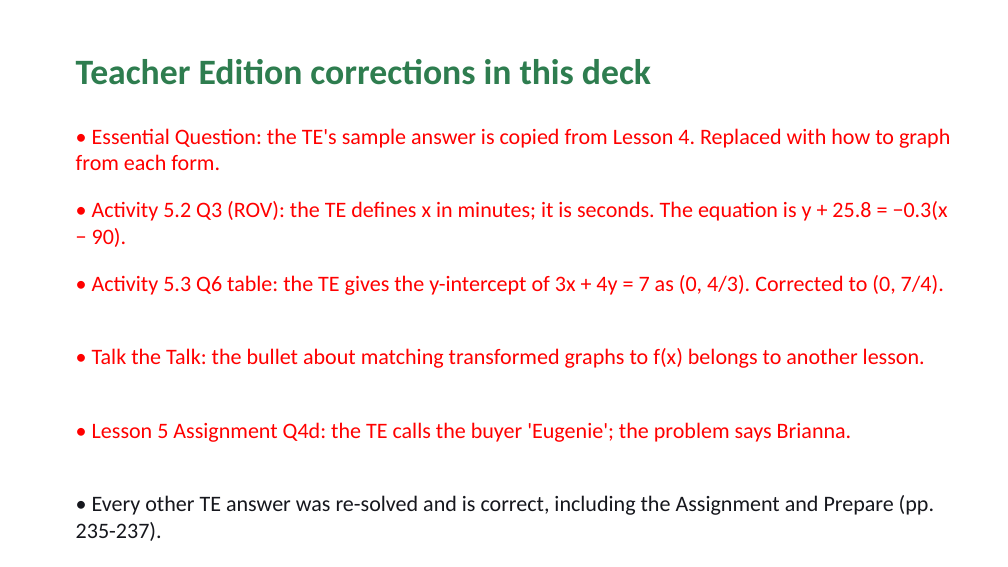
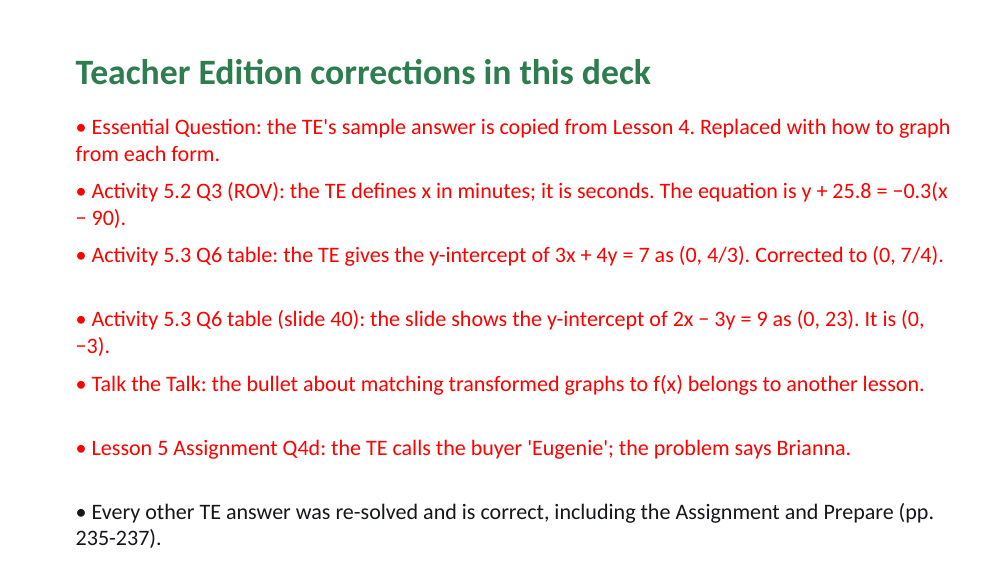
Before and after one commit to Apolloat2022/Algebra1M2U1L4, a slide deck: slide 66 of lesson5/BLMathematics_AlgI_M2_T1_L5_LessonSlides_ENG_with_answers.pptx. Drawn at 1008x567 pixels with LibreOffice and Linux fonts; fonts in the diff are those of the drawing; background and template pictures are left out. Boxes give left, top, right and bottom in pixels: in the first picture for what was removed or moved away, otherwise in the second. Text is boxed around its words. In the diff, an @@ line names an element or a change of style, - is before the commit and + after.

```diff
--- a/lesson5/BLMathematics_AlgI_M2_T1_L5_LessonSlides_ENG_with_answers.pptx
+++ b/lesson5/BLMathematics_AlgI_M2_T1_L5_LessonSlides_ENG_with_answers.pptx
@@ text "• Essential Question: the TE's ...": place and size @@
-text "• Essential Question: the TE's ..." at [76, 128, 950, 170]
+text "• Essential Question: the TE's ..." at [76, 118, 950, 161]
@@ text "• Activity 5.2 Q3 (ROV): ...": place and size @@
-text "• Activity 5.2 Q3 (ROV): ..." at [92, 201, 948, 247]
+text "• Activity 5.2 Q3 (ROV): ..." at [92, 182, 948, 228]
@@ text "• Activity 5.3 Q6 table: ...": place and size @@
-text "• Activity 5.3 Q6 table: ..." at [92, 275, 944, 295]
+text "• Activity 5.3 Q6 table: ..." at [92, 246, 944, 266]
@@ text added at [76, 310, 924, 356], 21 pt, text #FF0000 @@
+• Activity 5.3 Q6 table (slide 40): the slide shows the y-intercept of 2x − 3y = 9 as (0, 23). It is (0, −3).
@@ text "• Talk the Talk: the ...": place and size @@
-text "• Talk the Talk: the ..." at [92, 348, 925, 368]
+text "• Talk the Talk: the ..." at [92, 375, 925, 395]
@@ text "• Lesson 5 Assignment Q4d: ...": place and size @@
-text "• Lesson 5 Assignment Q4d: ..." at [92, 422, 852, 442]
+text "• Lesson 5 Assignment Q4d: ..." at [92, 439, 852, 459]
@@ text "• Every other TE answer ...": place and size @@
-text "• Every other TE answer ..." at [76, 495, 934, 541]
+text "• Every other TE answer ..." at [76, 503, 934, 548]
```
Also in this commit, not shown: 9 other slides changed, 1 other file.
